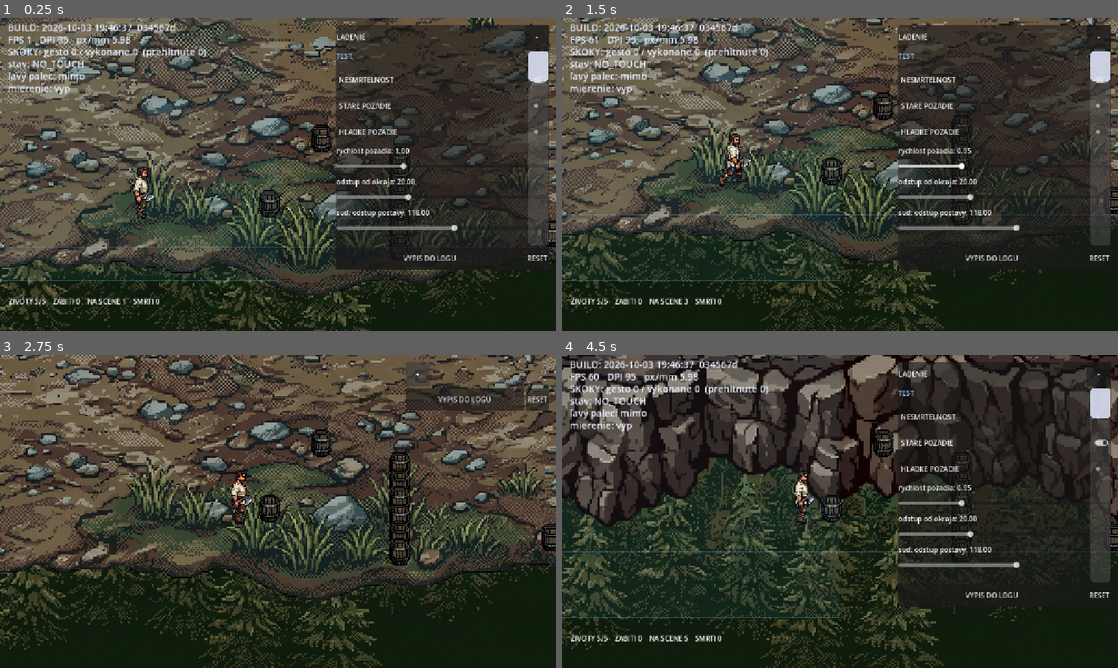
Above: before the commit, frames 1-4 (two rows, left to right).
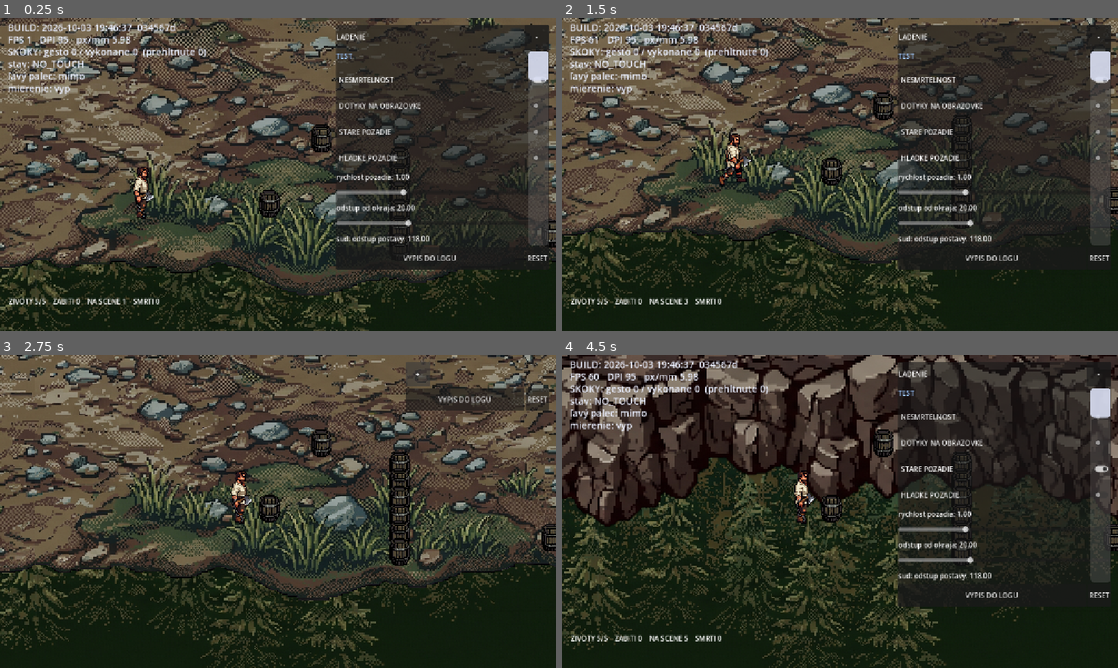
Above: after the commit, the same moments.

Repository: belispav/slavs
Game: Godot game, scene res://scenes/main.tscn
Same seed, same stepped clock (60 frames per second), same inputs: the game is played once before the commit and once after it.
Inputs (mouse positions are in pixels of both pictures, inside the frame that each line leads up to):
- Up to frame 1 (0.25 s): no input
- Up to frame 2 (1.5 s): click (1006, 105) at 0.5 s, where only the run after the commit has a clickable "DOTYKY NA OBRAZOVKE"; tap Enter (ui_accept) at 1.25 s; move the mouse to (962, 158) at 1.27 s; hold D from 1.28 s (still down); hold Space from 1.28 s (still down); click (962, 158) at 1.42 s
- Up to frame 3 (2.75 s): tap Enter (ui_accept) at 1.52 s; release D at 2 s; release Space at 2 s; click "-" at 2 s
- Up to frame 4 (4.5 s): click "+" at 2.75 s; click "NESMRTELNOST" at 3.5 s; click "STARE POZADIE" at 4.25 s

The runs differ from the first frame. In frame 1, 2.8% of the frame differs, in the area x 0-100%, y 19-84%; in frame 2, 7.7%; in frame 3, 5.4%; in frame 4, 14%, in the area x 0-100%, y 19-100%.

Commit message:
God mode ignores hits completely again; touch helpers off by default
Letting the hero's blood and vibration through in god mode read on device as
god mode being broken. The touch helpers (move zone, anchors, aim line) were
drawn whenever the debug panel was open; they now have their own switch,
off by default.

Co-Authored-By: Claude Opus 5.5 <noreply@anthropic.com>
Claude-Session: https://claude.ai/code/session_01HUzxok188dCt6FaNwQBHdP

Diff:
--- a/slavs/scripts/debug_overlay.gd
+++ b/slavs/scripts/debug_overlay.gd
@@ -156,6 +156,13 @@
 	rows.add_child(god_mode)
 	god_mode.toggled.connect(func(on: bool) -> void:
 		Debug.god_mode = on)
+
+	var touches := CheckButton.new()
+	touches.text = "DOTYKY NA OBRAZOVKE"
+	touches.custom_minimum_size = Vector2(0, 56)
+	touches.button_pressed = Debug.show_touches
+	rows.add_child(touches)
+	touches.toggled.connect(func(on: bool) -> void: Debug.show_touches = on)
 
 	# env_03 instead of the chosen env_04, so a future background can be judged
 	# against the one it replaces rather than against a memory of it.
@@ -575,11 +582,11 @@
 	var vp: Vector2 = draw_layer.size
 	# The boundary is no longer the screen midline but a rectangle, so draw the
 	# rectangle. A line here would be describing a rule that no longer applies.
-	_draw_move_zone()
-	_draw_field_edges()
-
-	_draw_left(vp)
-	_draw_right()
+	if Debug.show_touches:
+		_draw_move_zone()
+		_draw_field_edges()
+		_draw_left(vp)
+		_draw_right()
 	_draw_hud()
 
 
--- a/slavs/scripts/debug_state.gd
+++ b/slavs/scripts/debug_state.gd
@@ -20,6 +20,11 @@
 ## all skipped in player.gd - not just the health subtraction, or the
 ## knockback would still throw the character around while "immortal".
 var god_mode: bool = true
+
+## Draw the touch helpers (move zone, thumb anchors, aim line, rings). Off by
+## default since 2026-10-03: they were tied to the panel being open, so they
+## showed during normal play whenever the panel was left expanded.
+var show_touches: bool = false
 
 ## Stops rushers being spawned. Enemies already on screen are despawned the
 ## moment this is switched on, so the effect is immediate instead of waiting
--- a/slavs/scripts/player.gd
+++ b/slavs/scripts/player.gd
@@ -328,6 +328,12 @@
 
 ## Called by enemy bodies on contact and by enemy projectiles.
 func take_damage(amount: int, from_pos: Vector2) -> void:
+	# God mode ignores the hit completely - no blood, no buzz, no blink.
+	# 2026-10-03 the blood and vibration were let through while immortal, and
+	# on device that read as "god mode no longer works" (Pavel). To see the
+	# hero's own hit effects, switch NESMRTELNOST off.
+	if Debug.god_mode:
+		return
 	if _iframes > 0.0 or hp <= 0:
 		return
 	_iframes = Tuning.PLAYER_IFRAMES
@@ -336,11 +342,7 @@
 		away = signf(global_position.x - from_pos.x)
 		if is_zero_approx(away):
 			away = 1.0
-	# Before the god-mode check on purpose: the blood shows while testing
-	# with NESMRTELNOST on, only the health loss and knockback are skipped.
 	hurt.emit(global_position + Vector2(0.0, SIZE.y * 0.5), _drawn_height, away)
-	if Debug.god_mode:
-		return
 	hp -= amount
 	velocity.x = away * Tuning.PLAYER_KNOCKBACK.x
 	velocity.y = Tuning.PLAYER_KNOCKBACK.y
Not shown, changed: CLAUDE.md
